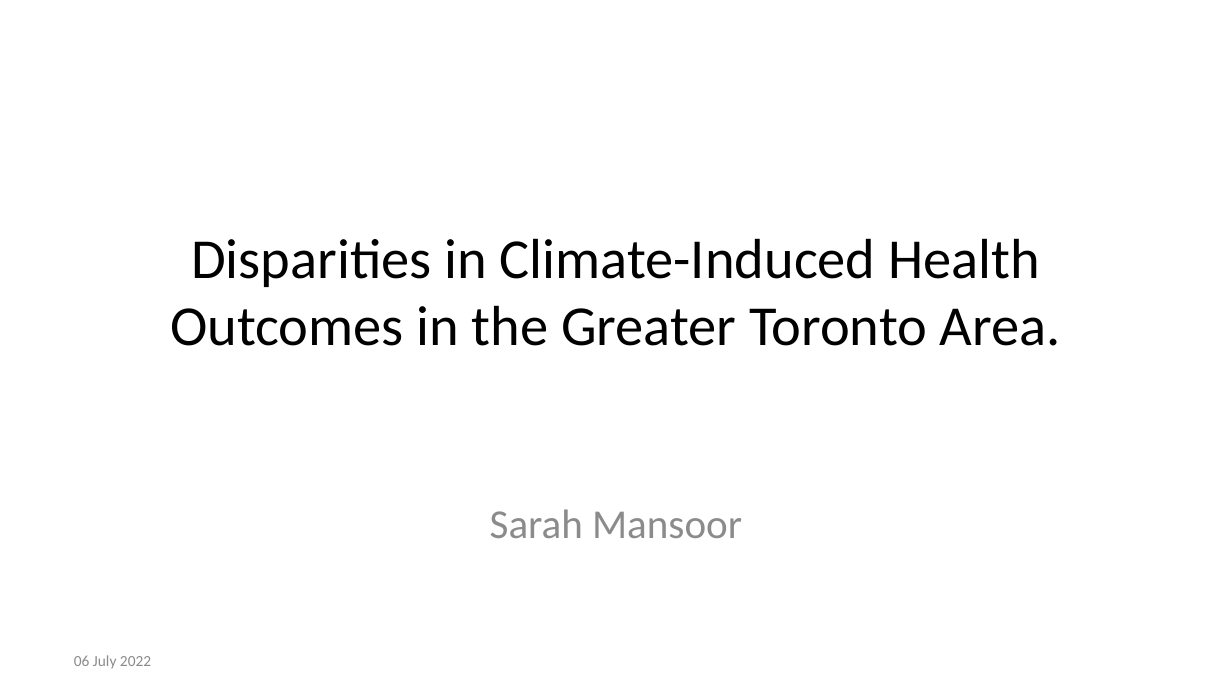
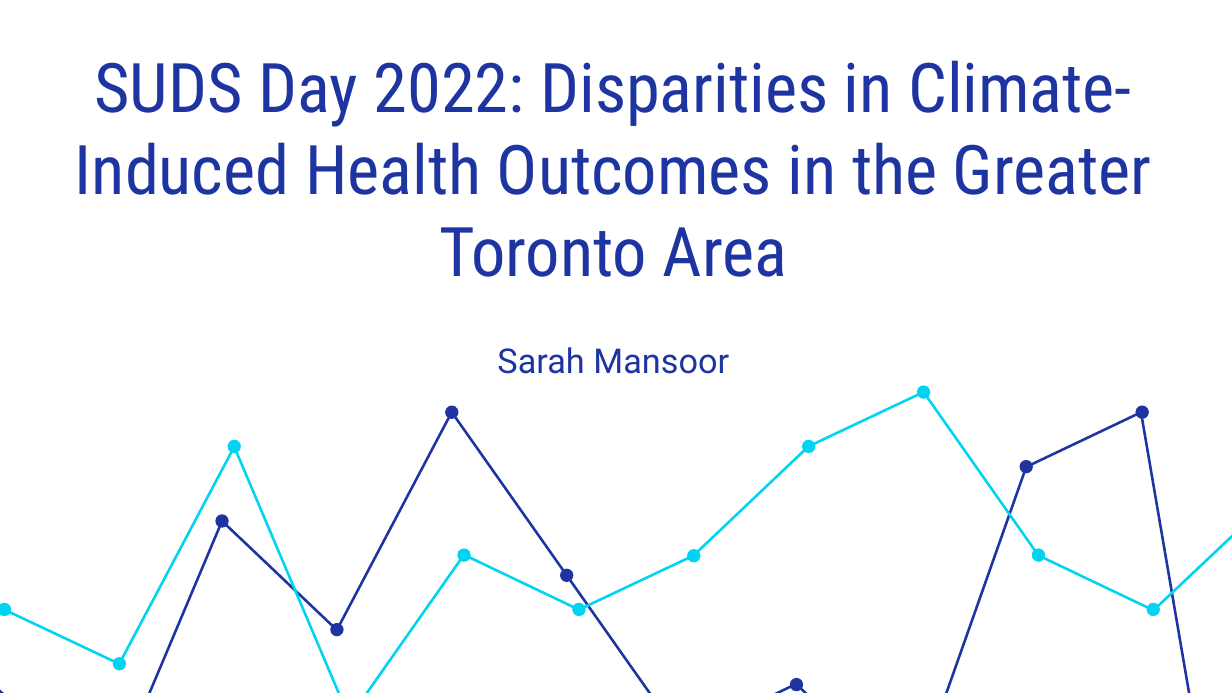
Before and after one commit to sarahmansoorr/SUDS2022, a slide deck: slide 1 of outputs/presentation/presentation.pptx. Drawn at 1232x693 pixels with LibreOffice and Linux fonts; fonts in the diff are those of the drawing. Boxes give left, top, right and bottom in pixels: in the first picture for what was removed or moved away, otherwise in the second. Text is boxed around its words. In the diff, an @@ line names an element or a change of style, - is before the commit and + after.

Commit message:
Updating presentation

```diff
--- a/outputs/presentation/presentation.pptx
+++ b/outputs/presentation/presentation.pptx
@@ text at [75,60,1151,277]: text changed; size 33 to 40 pt; font Calibri to Roboto Condensed; text colour #000000 to #1E35A1 @@
-Disparities in Climate-Induced Health Outcomes in the Greater Toronto Area.
+SUDS Day 2022: Disparities in Climate-Induced Health Outcomes in the Greater Toronto Area
@@ subtitle "Sarah Mansoor": place and size @@
-subtitle "Sarah Mansoor" at [490,509,742,538]
+subtitle "Sarah Mansoor" at [497,347,729,374]
@@ subtitle "Sarah Mansoor" at [497,347,729,374]: size 24 to 20 pt, font Calibri to Roboto, text colour #8C8C8C to #1E35A1; less space between paragraphs; vertical alignment top to middle @@
@@ group added at [0,405,1216,693]: 7 ellipses, 1 freeform shape @@
@@ group added at [0,386,1232,693]: 10 ellipses, 1 freeform shape @@
@@ text removed at [74,655,151,669] @@
-06 July 2022
```
Also in this commit, not shown: 33 slides added, 4 slides removed, 1 other file.
